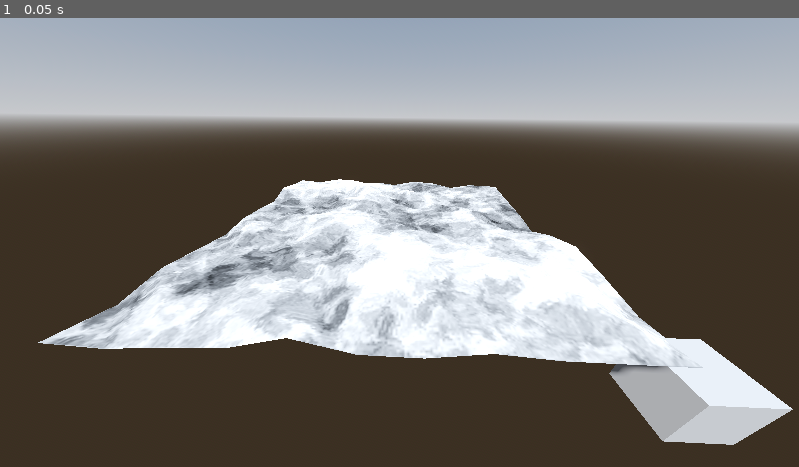
Above: before the commit, frame 1.
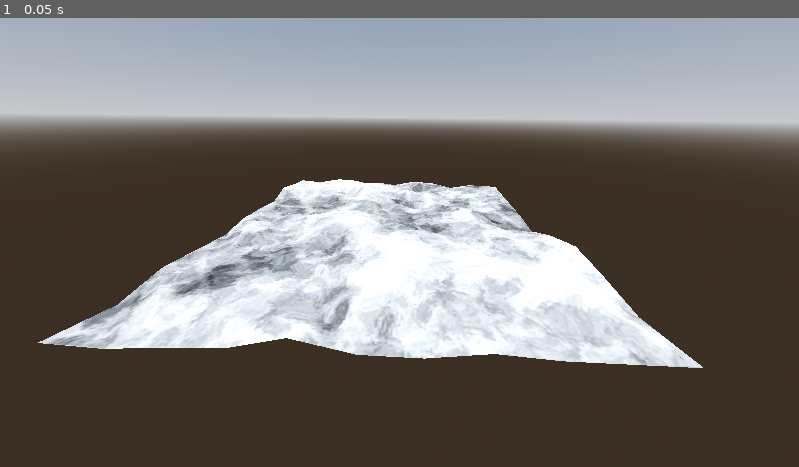
Above: after the commit, the same moment.

Repository: perfectwing1236/COMP-360-Group-2
Game: Godot game, scene res://root.tscn
The game is run twice, just before and just after one commit, with the same random seed, the same clock (stepped at 60 frames per second) and the same inputs.
Inputs:
- Up to frame 1 (0.05 s): no input

The runs differ from the first frame. In frame 1, 3.1% of the frame differs, in the area x 76-100%, y 71-96%.

Commit message:
Revert "Add files via upload"
This reverts commit f8555bf432f8cbe23bb8b662de67b86d1e4a3bda.

Diff:
--- a/root.tscn
+++ b/root.tscn
@@ -1,8 +1,6 @@
-[gd_scene load_steps=8 format=3 uid="uid://cxmvaeupdbyf8"]
+[gd_scene load_steps=5 format=3 uid="uid://cxmvaeupdbyf8"]
 
 [ext_resource type="Script" path="res://landscape.gd" id="1_p244r"]
-[ext_resource type="Script" path="res://animation.gd" id="1_sjs1r"]
-[ext_resource type="PackedScene" uid="uid://bojpgosergky2" path="res://glider.glb" id="2_dqwpq"]
 
 [sub_resource type="ProceduralSkyMaterial" id="ProceduralSkyMaterial_6v7yn"]
 sky_horizon_color = Color(0.64625, 0.65575, 0.67075, 1)
@@ -17,10 +15,7 @@
 tonemap_mode = 2
 glow_enabled = true
 
-[sub_resource type="BoxMesh" id="BoxMesh_08f6v"]
-
 [node name="Root" type="Node3D"]
-script = ExtResource("1_sjs1r")
 
 [node name="DirectionalLight3D" type="DirectionalLight3D" parent="."]
 transform = Transform3D(-0.866025, -0.433013, 0.25, 0, 0.5, 0.866025, -0.5, 0.75, -0.433013, 0, 0, 0)
@@ -35,9 +30,3 @@
 [node name="Camera3D" type="Camera3D" parent="."]
 transform = Transform3D(-0.999315, 0.02617, -0.02617, 0.0101603, 0.873928, 0.48595, 0.035588, 0.485351, -0.873595, 4.32677, 3.591, -2.08988)
 fov = 90.0
-
-[node name="glider2" parent="." instance=ExtResource("2_dqwpq")]
-transform = Transform3D(0.001, 0, 0, 0, 0.001, 0, 0, 0, 0.001, 0, 0, 0)
-
-[node name="marker" type="MeshInstance3D" parent="."]
-mesh = SubResource("BoxMesh_08f6v")
